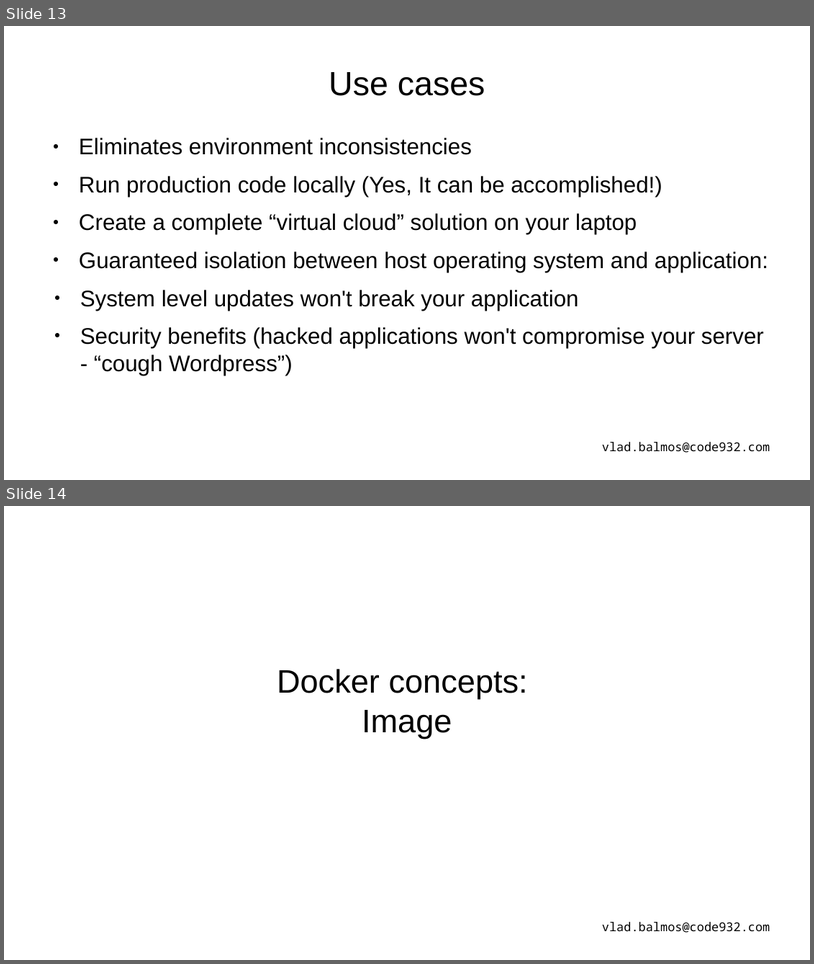
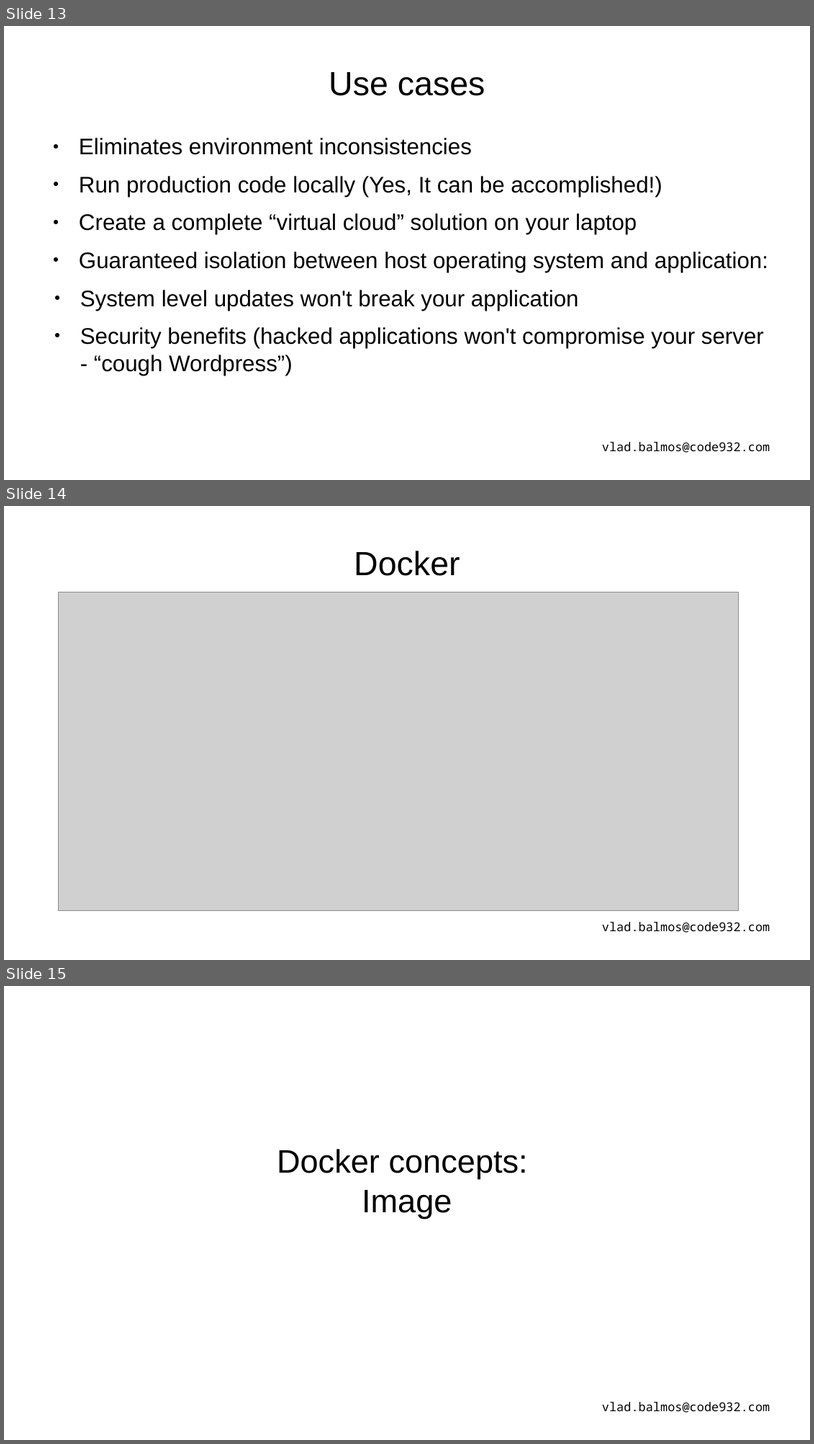
Before and after one commit to vladbalmos/docker-presentation, a slide deck: docker.odp. Shown one above the other, each under a label of ours: slides 13 and 14 before the commit, slides 13, 14 and 15 after it. The pictures are 814x964 and 814x1444 pixels, drawn with LibreOffice and Linux fonts; fonts in the diff are those of the drawing; grey boxes stand for pictures. Boxes give left, top, right and bottom in pixels: in the first picture for what was removed or moved away, otherwise in the second. Text is boxed around its words. In the diff, an @@ line names an element or a change of style, - is before the commit and + after.

```diff
--- a/docker.odp
+++ b/docker.odp
@@ slide 14 added at [4,506,810,960], background #FFFFFF @@
@@ title added at [354,551,460,576], 33 pt, text #000000 @@
+Docker
@@ picture added at [58,592,738,911] @@
@@ text added at [602,921,770,932], 12 pt, text #000000 @@
+vlad.balmos@code932.com
@@ what was slide 14 is now slide 15 @@
```
Also in this commit, not shown: 6 slides changed, 1 other file.
